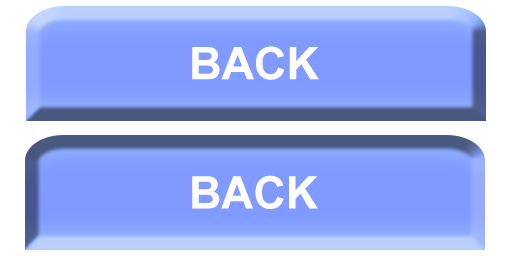
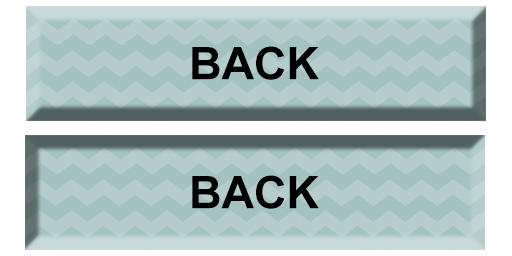
Revision of a layered w=512, h=256 image; what changed, layer by layer:
moved "txt1" above "Lag 1", painted on it over box(192, 46, 319, 80)
removed layer "Form 1 kopier" over box(25, 135, 485, 250)
removed layer "Form 1" over box(26, 6, 486, 121)
added layer "Lag 1" above "txt2" over box(26, 6, 486, 121)
painted on "txt2" over box(192, 175, 319, 209)
added layer "Lag 1 kopier" over box(25, 135, 485, 250)
